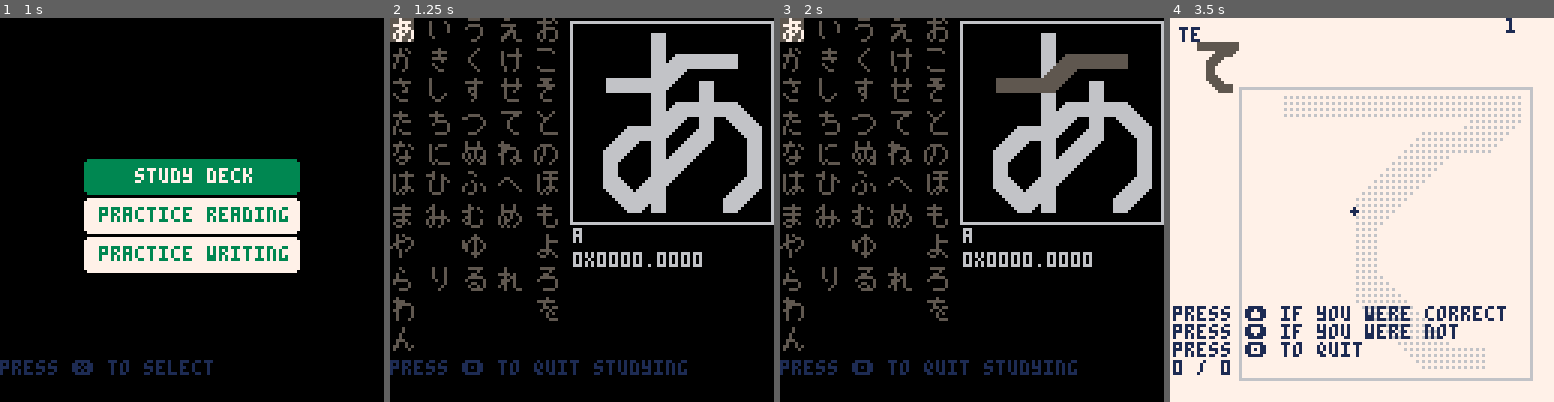
Above: before the commit, frames 1-4 (left to right).
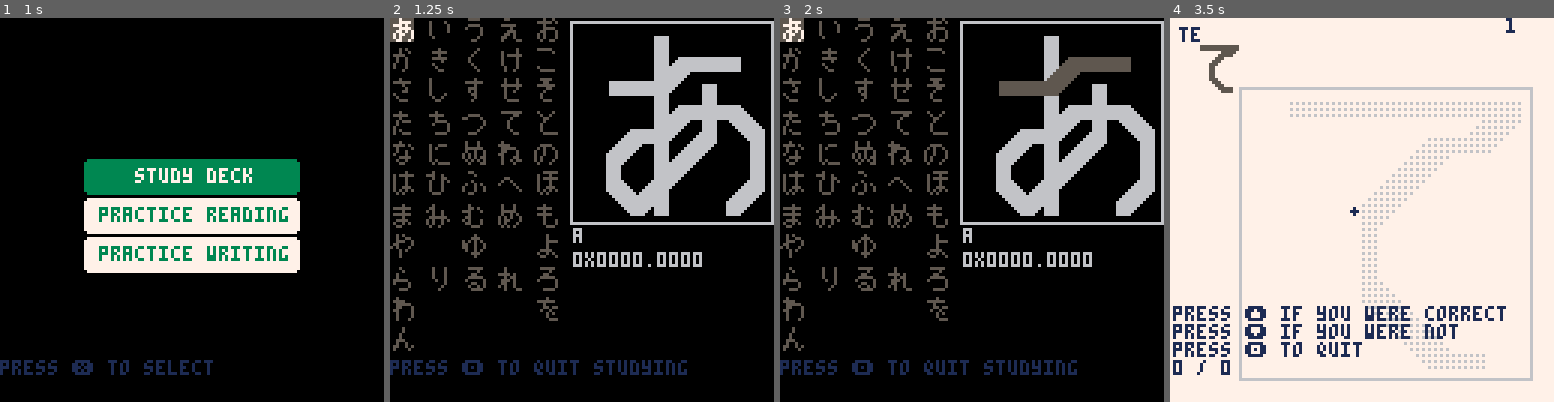
Above: after the commit, the same moments.

Repository: SestrenExsis/KanaPractice
Game: PICO-8 cartridge hiragana.p8
Two runs of this game, one before a commit and one after it. Both use one fixed random seed, a clock stepped at 60 frames per second and the inputs below.
Inputs (mouse positions are in pixels of both pictures, inside the frame that each line leads up to):
- Up to frame 1 (1 s): tap X (X key) at 0.33 s; click (280, 121) at 0.67 s; tap O (Z key) at 0.7 s
- Up to frame 2 (1.25 s): tap X (X key) at 1.07 s; click (436, 267) at 1.22 s
- Up to frame 3 (2 s): hold Right from 1.6 s (still down); tap O (Z key) at 1.7 s; click (887, 114) at 1.77 s; tap X (X key) at 1.85 s
- Up to frame 4 (3.5 s): release Right at 2.1 s; tap O (Z key) every 0.4 s from 2.1 to 3.3 s; hold Up 2.15-2.42 s; click (1342, 259) at 2.32 s; hold Right 2.47-3.03 s; click (1404, 106) at 2.87 s; tap X (X key) at 2.97 s; hold Left from 3.08 s (still down); click (1465, 256) at 3.42 s

Frame 1 is identical in both runs. In frame 2, 2.7% of the frame differs, in the area x 55-98%, y 3-52%; in frame 3, 2.8%; in frame 4, 1.0%.

Commit message:
Refactor smooth kana drawing

Diff:
--- a/hiragana.p8
+++ b/hiragana.p8
@@ -27,6 +27,8 @@
 -- maxr : ink max spread
 -- maxw : max wetness of ink
 -- dryt : time to finish drying
+
+_hint=true --enable stroke hinting
 
 _accl=0.175
 _drag=0.100
@@ -406,16 +408,16 @@
 				local btm=top+s-1
 				local rgt=lft+s-1
 				pt1=point(lft,top)
-				if _smooth==nil or not _smooth then
+				if not _hint then
 					rectfill(lft,top,rgt,btm,c)
 				end
-				if pt0~=nil and _smooth ~=nil and _smooth then
+				if pt0~=nil and _hint then
 					local ps=betweens(pt0,pt1)
 					for p in all(ps) do
-						top=p.y+1
-						lft=p.x+1
-						btm=top+s-4
-						rgt=lft+s-4
+						top=p.y+0.25*s
+						lft=p.x+0.25*s
+						btm=top+0.5*s
+						rgt=lft+0.5*s
 						rectfill(lft,top,rgt,btm,c)
 					end
 				end
@@ -426,91 +428,6 @@
 		if (i<=0) break
 	end
 	local res=(i>0)
-	return res
-end
-
-function testinks(
-	x,y, -- upper left corner
-	s    -- scale in pixels
-	) -- return type: table
-	local res={}
-	for inks in all(_inks) do
-		local stroke={}
-		local lx=-1
-		local ly=-1
-		for ink in all(inks) do
-			local cx=flr((ink.pos.x-x)/s)
-			local cy=flr((ink.pos.y-y)/s)
-			if cx!=lx or cy!=ly then
-				add(stroke,point(cx,cy))
-			end
-			lx=cx
-			ly=cy
-		end
-		add(res,stroke)
-	end
-	return res
-end
-
-function evaluate(src,trg)
-	local tot=0
-	local pts={}
-	for i=1,#trg do
-		local pt=trg[i]
-		local index=8*pt.y+pt.x
-		pts[index]=1
-		tot+=1
-	end
-	local err=tot
-	for i=1,#src do
-		local pt=src[i]
-		local index=8*pt.y+pt.x
-		if pts[index]==nil then
-			err+=1
-		elseif pts[index]==1 then
-			err-=1
-			pts[index]=0
-		end
-	end
-	local res=err
-	return res
-end
-
-function evaluateall(src,trg)
-	local evals={}
-	local minst=min(#src,#trg)
-	local maxst=max(#src,#trg)
-	if 1<=minst then
-		for i=1,minst do
-			local tot=max(#src[i],#trg[i])
-			local err=evaluate(src[i],trg[i])
-			local eval={tot,err}
-			add(evals,eval)
-		end
-	end
-	if minst+1<=maxst then
-		for i=minst+1,maxst do
-			local tot=0
-			local err=0
-			if #src>=i then
-				tot=#src[i]
-				err=#src[i]
-			end
-			if #trg>=i then
-				tot=min(tot,#trg[i])
-				err=max(err,#trg[i])
-			end
-			local eval={tot,err}
-			add(evals,eval)
-		end
-	end
-	local tot=0
-	local err=0
-	for i=1,#evals do
-		tot+=evals[i][1]
-		err+=evals[i][2]
-	end
-	local res=evals
 	return res
 end
 
@@ -601,7 +518,6 @@
 	_cursor=point(0,0)
 	_cols=5
 	_rows=11
-	_smooth=true
 end
 
 function updatestudy()
@@ -612,7 +528,6 @@
 	_cursor.x=_cursor.x%_cols
 	_cursor.y=_cursor.y%_rows
 	if (btnp(🅾️)) initmenu()
-	if (btnp(❎)) _smooth=not _smooth
 end
 
 function drawstudy()
@@ -691,15 +606,15 @@
 			_state="check"
 		end
 	elseif _state=="check" then
-		local guess = -1
+		local guess=-1
 		if btnp(⬆️) then
 			-- you got it right
-			guess = 1
+			guess=1
 			_state="stats"
 			_guesses+=1
 		elseif btnp(⬇️) then
 			-- you got it wrong
-			guess = 0
+			guess=0
 			_state="stats"
 			_errors+=1
 			_guesses+=1
